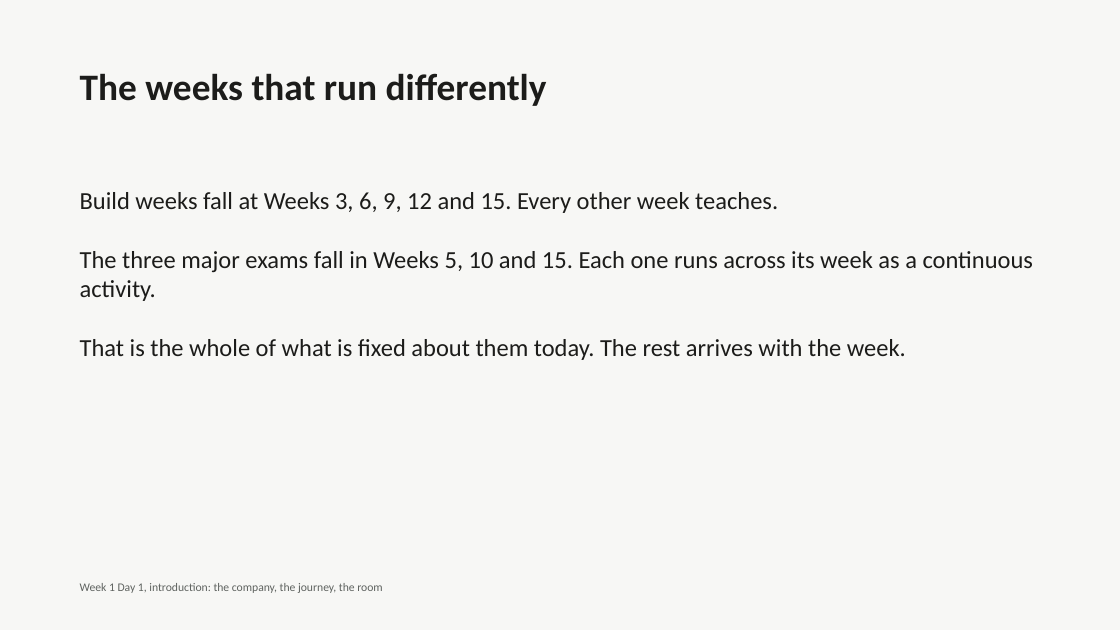
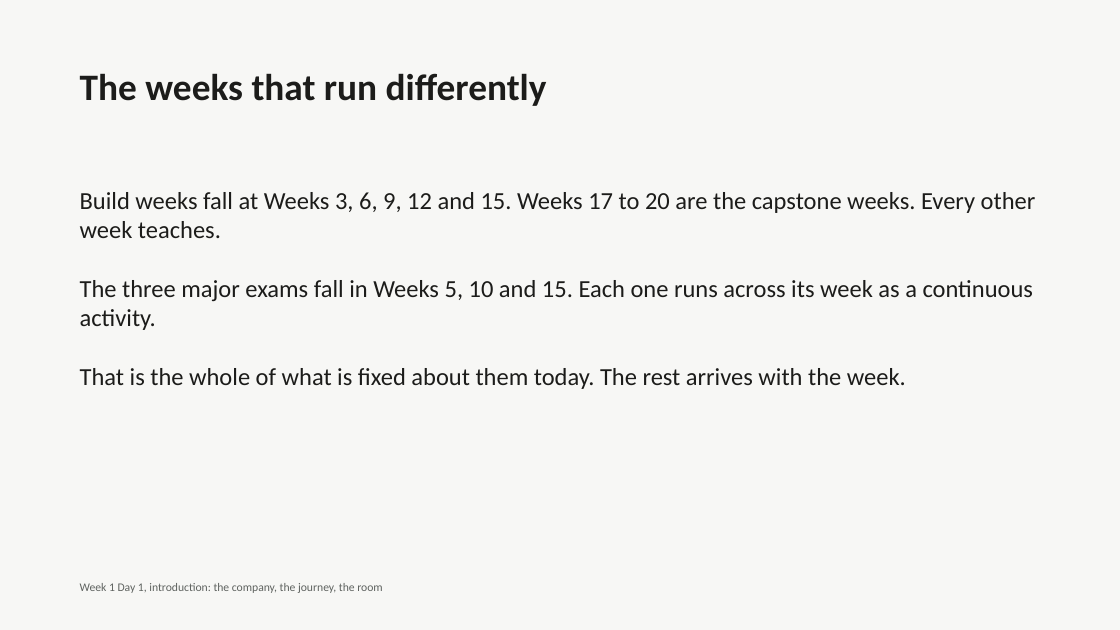
Before and after one commit to fde-academy-lab/c2-content-factory, a slide deck: slide 15 of content/W01/D1/C2_W01_D01_deck_00_intro_STUDENT.pptx. Drawn at 1120x630 pixels with LibreOffice and Linux fonts; fonts in the diff are those of the drawing. Boxes give left, top, right and bottom in pixels: in the first picture for what was removed or moved away, otherwise in the second. Text is boxed around its words. In the diff, an @@ line names an element or a change of style, - is before the commit and + after.

```diff
--- a/content/W01/D1/C2_W01_D01_deck_00_intro_STUDENT.pptx
+++ b/content/W01/D1/C2_W01_D01_deck_00_intro_STUDENT.pptx
@@ text at (80,192,1036,238): text changed @@
-Build weeks fall at Weeks 3, 6, 9, 12 and 15. Every other week teaches.
+Build weeks fall at Weeks 3, 6, 9, 12 and 15. Weeks 17 to 20 are the capstone weeks. Every other week teaches.
```
Also in this commit, not shown: 3 other slides changed, 16 other files.
